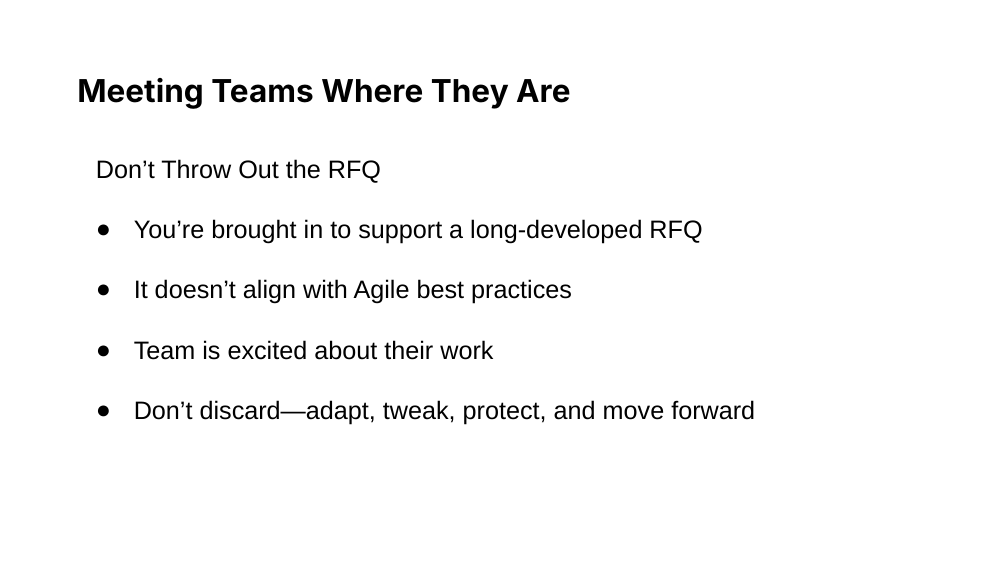
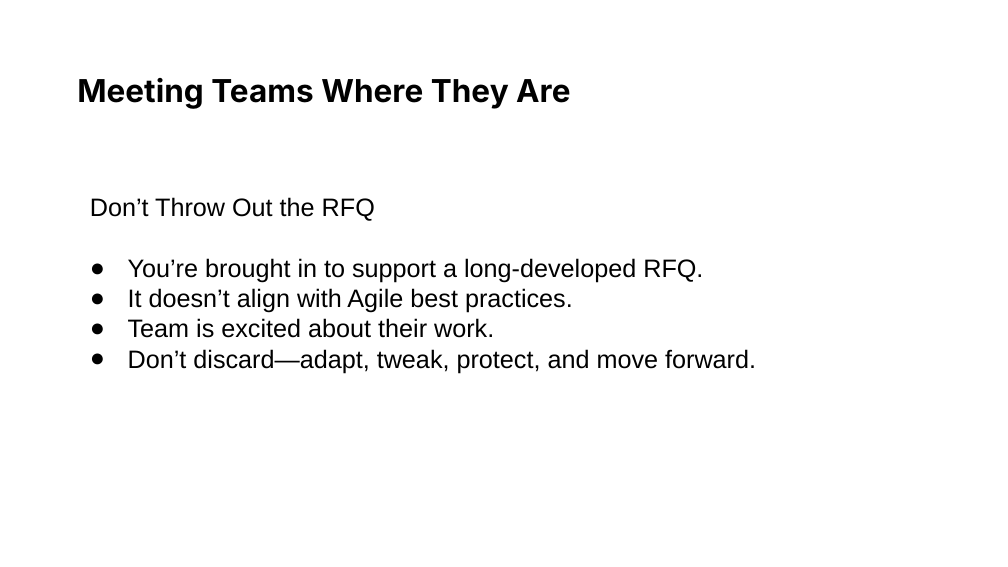
Before and after one commit to usds/ditap-curriculum-update, a slide deck: slide 32 of 3_Curriculum/3B_DITAP-Core-Curriculum/Module-5/In-Class-Materials/Module 5 Slide Deck.pptx. Drawn at 1008x567 pixels with LibreOffice and Linux fonts; fonts in the diff are those of the drawing. Boxes give left, top, right and bottom in pixels: in the first picture for what was removed or moved away, otherwise in the second. Text is boxed around its words. In the diff, an @@ line names an element or a change of style, - is before the commit and + after.

```diff
--- a/3_Curriculum/3B_DITAP-Core-Curriculum/Module-5/In-Class-Materials/Module 5 Slide Deck.pptx
+++ b/3_Curriculum/3B_DITAP-Core-Curriculum/Module-5/In-Class-Materials/Module 5 Slide Deck.pptx
@@ text "Don’t Throw Out the RFQ": place and size @@
-text "Don’t Throw Out the RFQ" at [96,159,755,425]
+text "Don’t Throw Out the RFQ" at [90,197,756,373]
@@ text at [128,258,756,373]: text changed @@
-● You’re brought in to support a long-developed RFQ
-● It doesn’t align with Agile best practices
-● Team is excited about their work
-● Don’t discard—adapt, tweak, protect, and move forward
+● You’re brought in to support a long-developed RFQ.
+● It doesn’t align with Agile best practices.
+● Team is excited about their work.
+● Don’t discard—adapt, tweak, protect, and move forward.
```
Also in this commit, not shown: 90 other slides changed.
